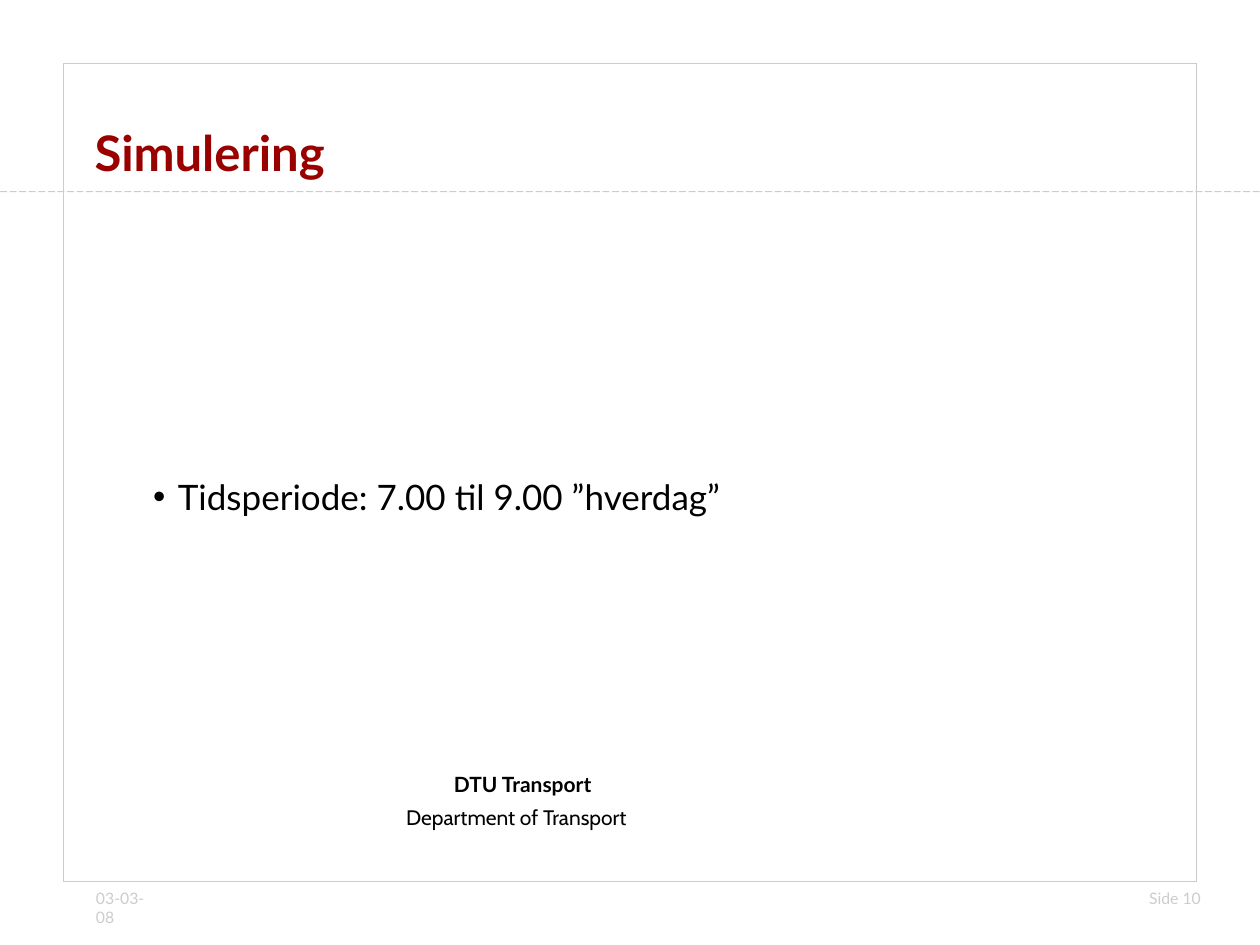
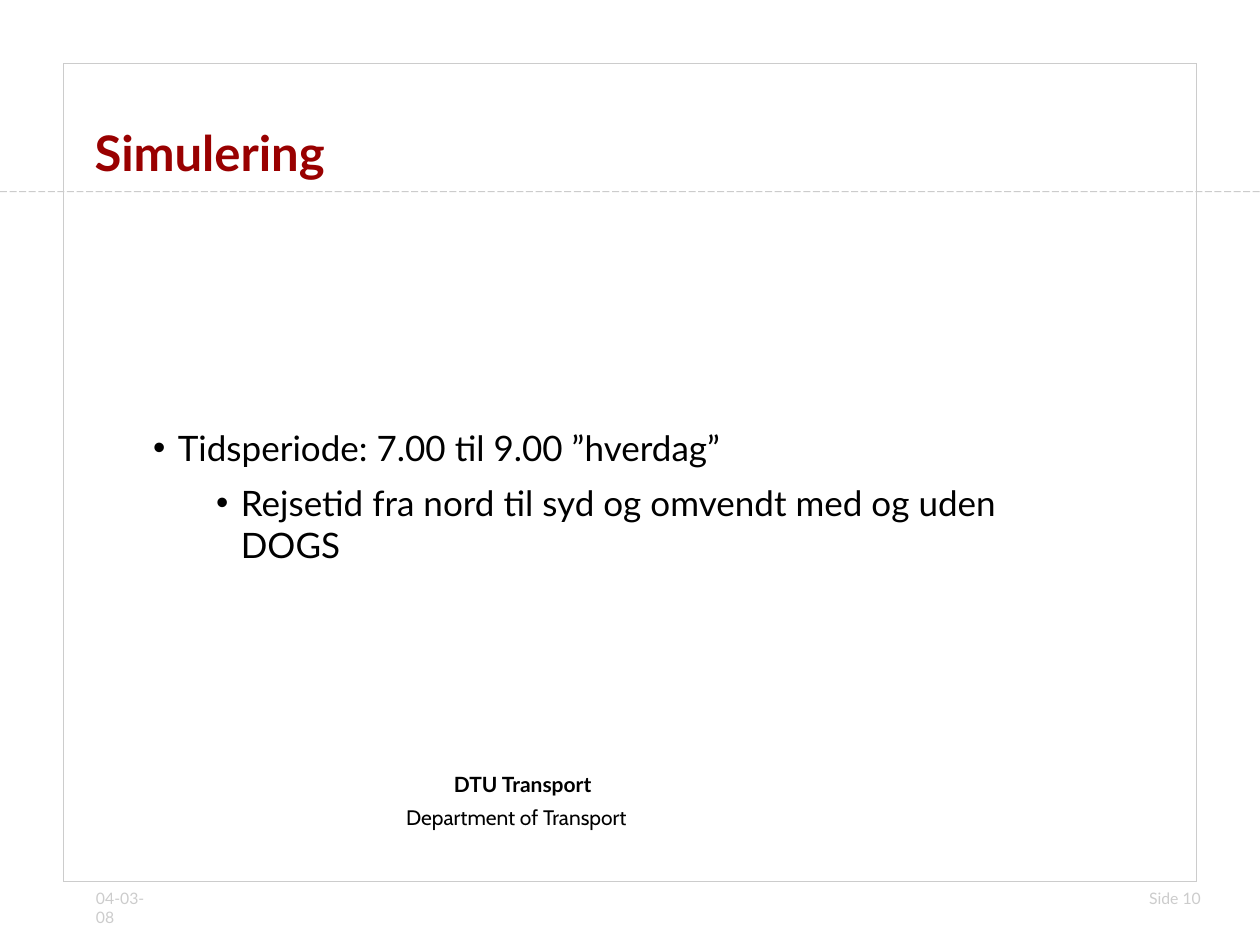
Before and after one commit to jonyonyx/greenwaves, a slide deck: slide 10 of thesis/præsentation_simulering_dogs.odp. Drawn at 1260x945 pixels with LibreOffice and Linux fonts; fonts in the diff are those of the drawing; background and template pictures are left out. Boxes give left, top, right and bottom in pixels: in the first picture for what was removed or moved away, otherwise in the second. Text is boxed around its words. In the diff, an @@ line names an element or a change of style, - is before the commit and + after.

Commit message:
tærskelværdier ud fra dogs detektor data justeringer i vap master program forbedringer på vissim rutegenerering

```diff
--- a/thesis/præsentation_simulering_dogs.odp
+++ b/thesis/præsentation_simulering_dogs.odp
@@ subtitle at box(241, 490, 996, 559): paragraph added @@
+  • Rejsetid fra nord til syd og omvendt med og uden DOGS
@@ text at box(96, 893, 144, 923): text changed @@
-03-03-08
+04-03-08
```
Also in this commit, not shown: 9 other slides changed, 9 other files.
